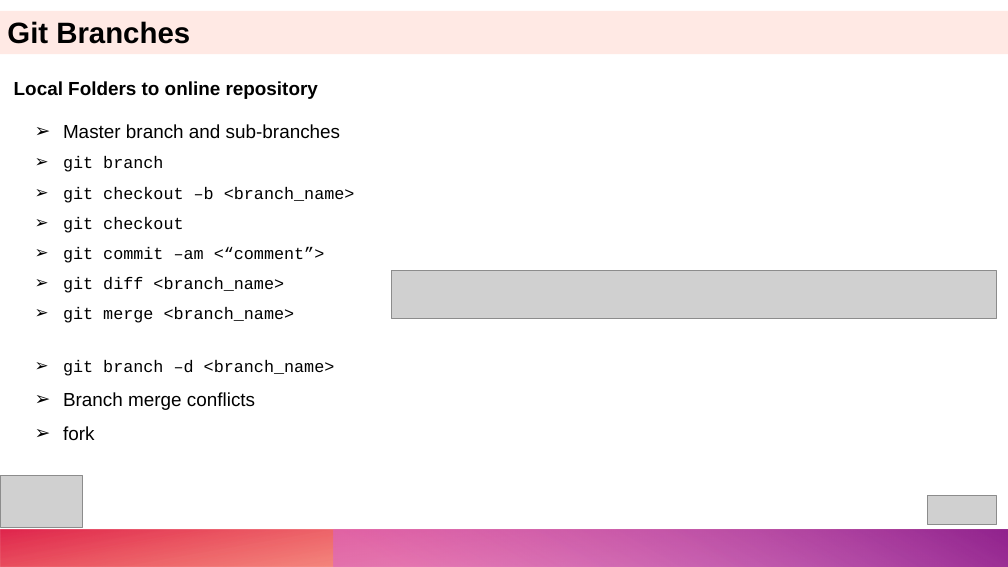
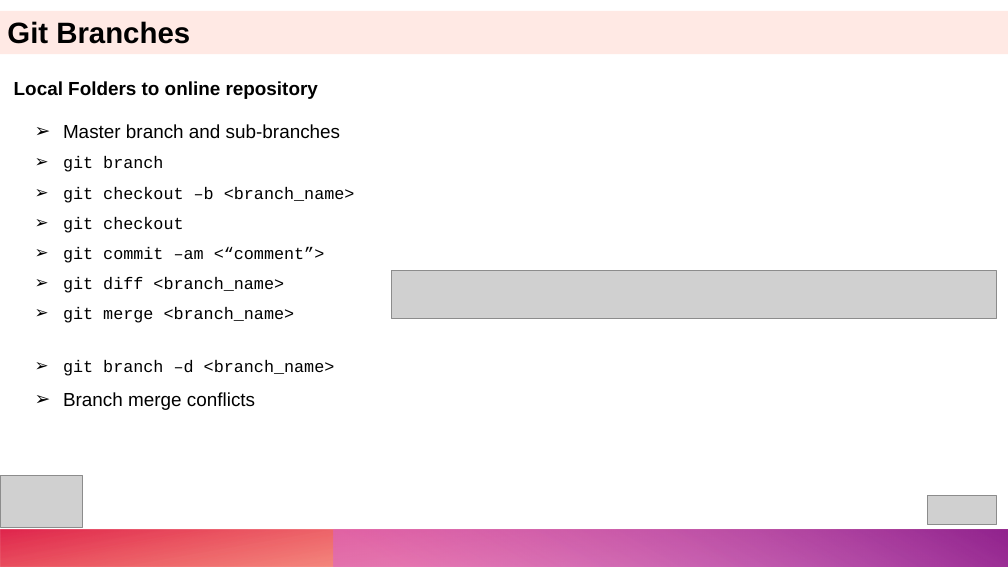
Before and after one commit to shanptom/GitIntro, a slide deck: slide 5 of Intro to Git and GitHub.pptx. Drawn at 1008x567 pixels with LibreOffice and Linux fonts; fonts in the diff are those of the drawing; grey boxes stand for pictures. Boxes give left, top, right and bottom in pixels: in the first picture for what was removed or moved away, otherwise in the second. Text is boxed around its words. In the diff, an @@ line names an element or a change of style, - is before the commit and + after.

Commit message:
added Fork Slide

```diff
--- a/Intro to Git and GitHub.pptx
+++ b/Intro to Git and GitHub.pptx
@@ text at <box>63,426,94,441</box>: paragraph removed @@
-➢ fork
```
Also in this commit, not shown: 2 slides added.
